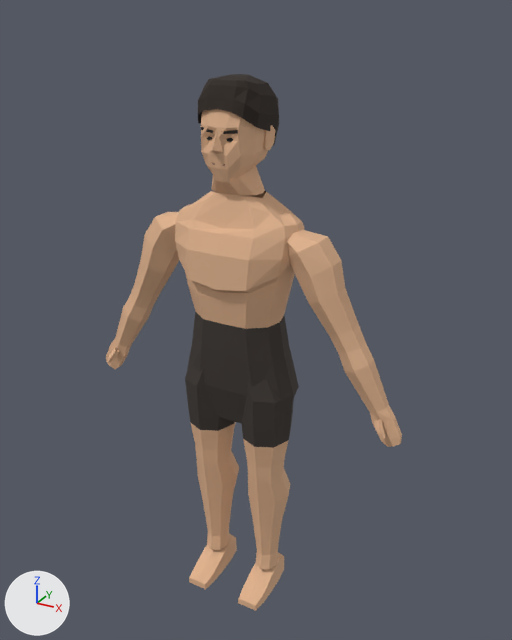
The glTF model docs/3d/characters/v3/v3_male.glb: old version first, new version second.
Camera for both pictures: a 50 mm camera at (1.03, -1.763, 1.862) aimed at (0.034, 0.049, 0.957). The axes (+X, +Y, +Z) are drawn at lower left. The lights are the same throughout. The older version comes first. Vertices at exactly the same position are counted once.

The first picture shows 'v3_male.001'.
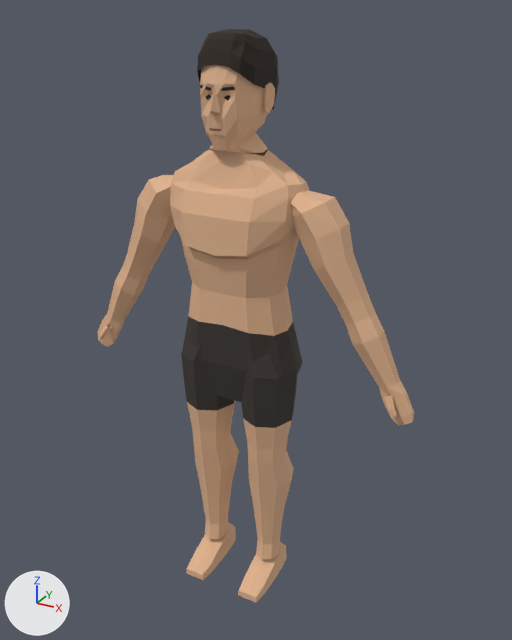
Changed parts and their boxes (x1, y1, x2, y2) in the pictures (512 x 640 px; the box of a moved part takes in the faces that stretch with it):
'v3_male.001', reshaped, rescaled (7% wider, 7% taller): before (106, 74, 402, 611); after (98, 29, 414, 603)
part 1 of me_mesh_0, moved or reshaped: before (264, 125, 275, 150); after (262, 82, 275, 113)
part 2 of me_mesh_0, moved or reshaped: before (227, 138, 233, 142); after (224, 95, 230, 101)
part 3 of me_mesh_0, moved or reshaped (not visible before): after (219, 87, 235, 91)
part 4 of me_mesh_0, moved or reshaped: before (287, 229, 402, 447); after (290, 190, 414, 425)
part 5 of me_mesh_0, moved or reshaped: before (374, 419, 386, 439); after (384, 395, 396, 417)
part 6 of me_mesh_0, moved or reshaped: before (106, 212, 179, 369); after (98, 175, 175, 347)
part 7 of me_mesh_0, moved or reshaped: before (107, 348, 120, 363); after (99, 324, 112, 340)
part 8 of me_mesh_0, moved or reshaped: before (241, 380, 294, 569); after (241, 354, 297, 559)
part 9 of me_mesh_0, moved or reshaped: before (185, 364, 239, 550); after (181, 340, 239, 539)
part 10 of me_mesh_0, added: after (197, 29, 279, 109)
part 11 of me_mesh_0, moved or reshaped: before (175, 74, 305, 423); after (170, 64, 309, 402)
part 12 of me_mesh_0, moved or reshaped: before (189, 533, 284, 611); after (186, 522, 286, 603)

What changed in the scene script:
```text
Change me_mesh_0:
    used by ob_v3_male_001; location = (0.0, 0.0, 0.0); scale = (0.95, 0.95, 0.95)
    remove me_mesh_0.from_pydata(...)  # 757 vertices, 1356 faces; spans x -0.58..0.58, y -0.15..0.13, z -0.05..1.78
    add me_mesh_0.from_pydata(...)  # 753 vertices, 1356 faces; spans x -0.58..0.58, y -0.15..0.13, z 0.0..1.81
    me_mesh_0 part 1: the loose piece of 12 vertices spanning x 0.08..0.1, y 0.0..0.05, z 1.58..1.65 is moved by (-0.01, 0.0, 0.03)
    me_mesh_0 part 2: the loose piece of 4 vertices spanning x 0.02..0.05, y -0.1, z 1.61..1.63 is moved by (-0.01, 0.0, 0.03)
    me_mesh_0 part 3: the loose piece of 4 vertices spanning x -0.02..0.02, y -0.11, z 1.55 is moved by (0.03, 0.0, 0.12)
    me_mesh_0 part 4: the loose piece of 67 vertices spanning x 0.16..0.58, y -0.07..0.07, z 0.71..1.35 is moved by (0.0, 0.0, 0.05)
    me_mesh_0 part 5: the loose piece of 16 vertices spanning x 0.5..0.54, y -0.05..-0.02, z 0.75..0.81 is moved by (0.0, 0.0, 0.05)
    me_mesh_0 part 6: the loose piece of 67 vertices spanning x -0.58..-0.16, y -0.07..0.07, z 0.71..1.35 is moved by (0.0, 0.0, 0.05)
    me_mesh_0 part 7: the loose piece of 16 vertices spanning x -0.54..-0.49, y -0.06..-0.02, z 0.75..0.81 is moved by (0.0, 0.0, 0.05)
    me_mesh_0 part 8: the loose piece of 80 vertices spanning x -0.01..0.2, y -0.1..0.11, z 0.05..0.9 is moved by (0.0, 0.0, 0.05)
    me_mesh_0 part 9: the loose piece of 80 vertices spanning x -0.2..0.01, y -0.1..0.11, z 0.05..0.9 is moved by (0.0, 0.0, 0.05)
    me_mesh_0 part 10: a new loose piece of 61 vertices spanning x -0.09..0.09, y -0.1..0.13, z 1.59..1.81, in mat_material_1
    me_mesh_0 part 11: 327 vertices removed from x -0.22..0.22, y -0.14..0.13, z 0.67..1.78; 254 vertices added at x -0.22..0.22, y -0.14..0.13, z 0.72..1.78
    me_mesh_0 part 12: 62 vertices removed from x -0.15..0.15, y -0.15..0.09, z -0.05..0.07; 62 vertices added at x -0.15..0.15, y -0.15..0.09, z 0.0..0.11
    other edits to the shape of me_mesh_0 do not show in these pictures
Change ob_v3_male_001:
    ob_v3_male_001.scale: (0.95, 0.95, 0.95) -> (1.0, 1.0, 1.0)
```
